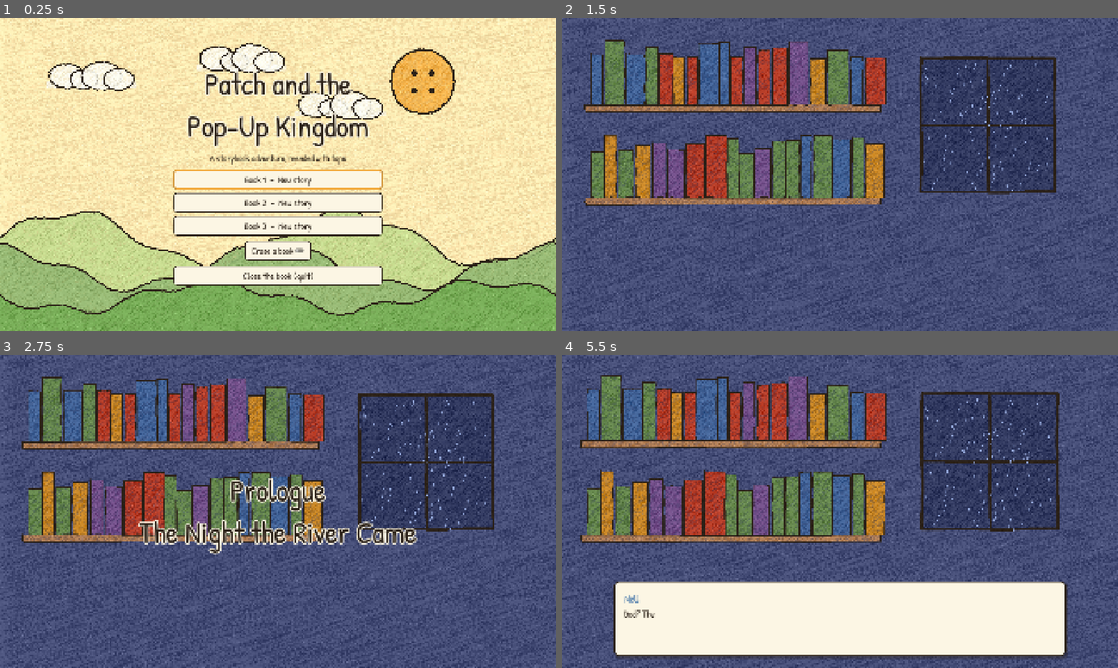
Above: before the commit, frames 1-4 (two rows, left to right).
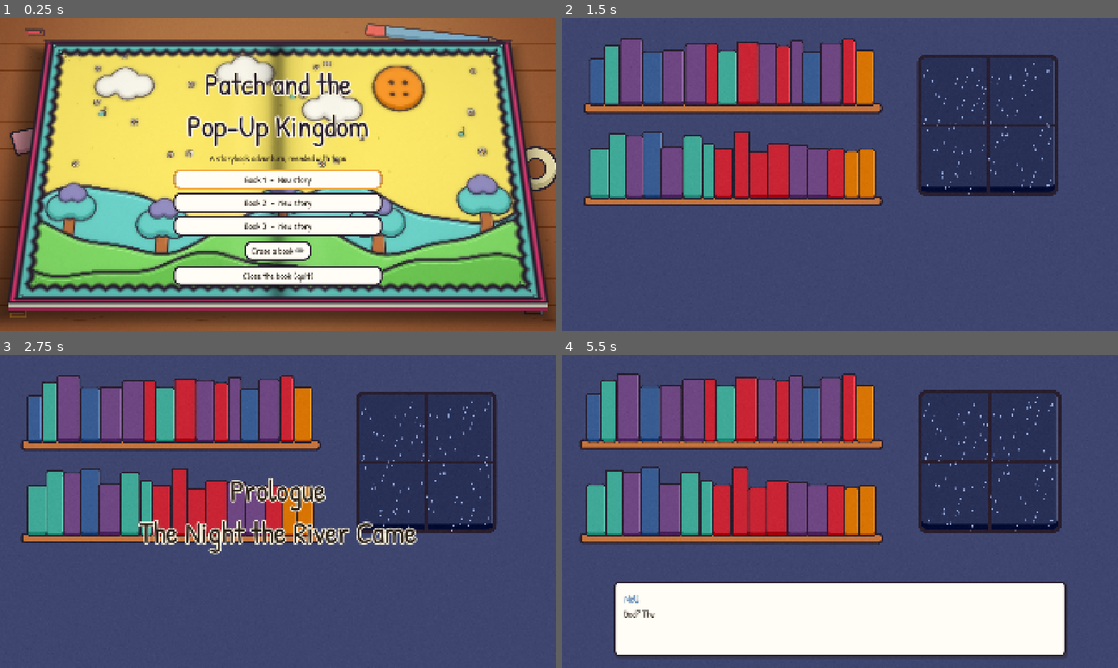
Above: after the commit, the same moments.

Repository: aharris291-hue/2ndsidescroller
Game: Godot game, scene res://scenes/ui/title_screen.tscn
Same seed, same stepped clock (60 frames per second), same inputs: the game is played once before the commit and once after it.
Inputs (mouse positions are in pixels of both pictures, inside the frame that each line leads up to):
- Up to frame 1 (0.25 s): no input
- Up to frame 2 (1.5 s): click "Book 1 - New story" at 0.5 s; tap Enter (ui_accept) at 1.25 s; move the mouse to (962, 158) at 1.27 s; hold D (move_right) from 1.28 s (still down); hold J (attack) from 1.28 s (still down); click (962, 158) at 1.42 s
- Up to frame 3 (2.75 s): tap Space (jump) at 1.52 s; release D (move_right) at 2 s; release J (attack) at 2 s; drag from (166, 527) to (250, 574) at 2.02 s
- Up to frame 4 (5.5 s): move the mouse to (895, 442) at 2.77 s; hold D (move_right) 2.78-3.5 s; hold E (interact) 2.78-3.5 s; click (895, 442) at 2.92 s; drag from (812, 574) to (673, 464) at 3.52 s; move the mouse to (1006, 558) at 4.27 s; hold A (move_left) 4.28-5 s; tap P at 4.35 s; click (1006, 558) at 4.42 s; tap Space (jump) at 4.52 s; tap Escape (pause) at 4.9 s; drag from (673, 464) to (756, 433) at 5.02 s

The runs differ from the first frame. In frame 1, 87% of the frame differs, in the area x 0-100%, y 0-100%; in frame 2, 26%; in frame 3, 24%; in frame 4, 27%.

Commit message:
Switch to a bold cartoon look with a book-on-desk view
- Art generator now draws flat, saturated colors under thick dark outlines,
  with rounded corners and soft cel shading; lemon-yellow pages, lollipop
  trees, puffy clouds, flower doodles and redesigned tiles and pickups
- BookFrame autoload draws every page as an open book lying on a wooden
  desk (perspective warp, scalloped border, gutter, cover and shadow);
  real-world scenes opt out with in_book = false, and the pause menu has
  a Book view toggle
- Narrator captions print on the page in bold capitals; bolder UI theme
- Title menu stays flat above the book so the mouse lines up

Co-Authored-By: Claude Opus 5.5 <noreply@anthropic.com>
Claude-Session: https://claude.ai/code/session_01RLJvChxJXFtXZQYtAWEzAU

Diff:
--- a/project.godot
+++ b/project.godot
@@ -29,6 +29,7 @@
 InputGlyphs="*res://scripts/autoload/input_glyphs.gd"
 AudioManager="*res://scripts/autoload/audio_manager.gd"
 SceneManager="*res://scripts/autoload/scene_manager.gd"
+BookFrame="*res://scripts/autoload/book_frame.gd"
 HUD="*res://scenes/ui/hud.tscn"
 DialogueUI="*res://scenes/ui/dialogue_ui.tscn"
 PauseMenu="*res://scenes/ui/pause_menu.tscn"
--- /dev/null
+++ b/resources/shaders/book_frame.gdshader
@@ -0,0 +1,89 @@
+shader_type canvas_item;
+// Draws the game as an open pop-up book lying on a desk.
+// Everything rendered below this layer (the page) is warped onto the book's
+// pages in perspective; around it we draw the book's cover, the edge of the
+// page block, a soft shadow and the desk.
+
+uniform sampler2D screen_tex : hint_screen_texture, filter_linear_mipmap;
+uniform sampler2D desk_tex : source_color, filter_linear_mipmap;
+// Maps a screen position (0-1) to a page position (0-1 inside the pages).
+uniform mat3 to_page;
+uniform float page_aspect = 1.7778;
+uniform float thickness = 0.03;
+uniform float cover_margin = 0.014;
+uniform float border_width = 0.03;
+uniform vec4 cover_color : source_color = vec4(0.86, 0.23, 0.45, 1.0);
+uniform vec4 border_color : source_color = vec4(0.38, 0.78, 0.74, 1.0);
+uniform vec4 pages_color : source_color = vec4(1.0, 0.97, 0.88, 1.0);
+uniform vec4 ink : source_color = vec4(0.16, 0.12, 0.18, 1.0);
+
+vec2 page_uv(vec2 s) {
+	vec3 p = to_page * vec3(s, 1.0);
+	return p.xy / p.z;
+}
+
+// Signed distance (in page units) outside the page rectangle grown by m.
+float outside(vec2 p, float m) {
+	vec2 d = max(vec2(-m) - p, p - vec2(1.0 + m));
+	return max(d.x, d.y);
+}
+
+void fragment() {
+	vec2 s = SCREEN_UV;
+	vec2 p = page_uv(s);
+	vec3 col = texture(desk_tex, UV).rgb;
+
+	// Soft shadow of the book on the desk, cast down and to the left.
+	vec2 sp = page_uv(s + vec2(0.012, -0.04));
+	float sd = outside(sp, cover_margin);
+	col *= mix(0.5, 1.0, smoothstep(-0.01, 0.06, sd));
+
+	float d_cover = outside(p, cover_margin);
+	float aa = fwidth(d_cover) * 1.5;
+
+	// The side of the book: page block on top, the cover underneath.
+	if (d_cover > 0.0) {
+		for (int k = 1; k <= 8; k++) {
+			float t = float(k) / 8.0;
+			vec2 q = page_uv(s - vec2(0.0, thickness * t));
+			if (outside(q, cover_margin) <= 0.0) {
+				bool pages = t < 0.65;
+				vec3 side = pages ? pages_color.rgb * (0.82 + 0.12 * step(0.5, fract(t * 24.0))) : cover_color.rgb * 0.72;
+				col = side;
+				break;
+			}
+		}
+	}
+
+	// The cover's lip around the pages.
+	if (d_cover <= 0.0) {
+		col = cover_color.rgb;
+	}
+	float d_page = outside(p, 0.0);
+	if (d_page <= 0.0) {
+		col = texture(screen_tex, p).rgb;
+		// Scalloped border printed around the edge of each page.
+		vec2 e2 = min(p, 1.0 - p) * vec2(page_aspect, 1.0);
+		float e = min(e2.x, e2.y);
+		float along = e2.x < e2.y ? p.y : p.x * page_aspect;
+		float scallop = border_width + 0.012 * abs(sin(along * 3.14159 / 0.05));
+		float bw = fwidth(e) * 1.5;
+		if (e < scallop) {
+			col = border_color.rgb;
+		}
+		col = mix(col, ink.rgb, 1.0 - smoothstep(0.0, bw * 2.0, abs(e - scallop)));
+		// The gutter where the two pages meet, and a gentle curl toward it.
+		float g = (p.x - 0.5) * page_aspect;
+		col *= 1.0 - 0.38 * exp(-pow(g / 0.03, 2.0));
+		col *= 1.0 - 0.10 * exp(-pow(g / 0.18, 2.0));
+		col += 0.05 * exp(-pow((abs(g) - 0.12) / 0.06, 2.0));
+	}
+	// Ink outlines around the pages and the cover.
+	col = mix(col, ink.rgb, 1.0 - smoothstep(0.0, fwidth(d_page) * 2.0, abs(d_page)));
+	col = mix(col, ink.rgb, 1.0 - smoothstep(0.0, aa, abs(d_cover)));
+
+	// Warm desk-lamp falloff toward the corners.
+	vec2 v = UV - vec2(0.5, 0.45);
+	col *= 1.0 - 0.25 * dot(v, v);
+	COLOR = vec4(col, 1.0);
+}
--- a/resources/ui_theme.tres
+++ b/resources/ui_theme.tres
@@ -9,15 +9,15 @@
 content_margin_bottom = 12.0
 bg_color = Color(0, 0, 0, 0)
 draw_center = false
-border_width_left = 5
-border_width_top = 5
-border_width_right = 5
-border_width_bottom = 5
+border_width_left = 6
+border_width_top = 6
+border_width_right = 6
+border_width_bottom = 6
 border_color = Color(0.9490196, 0.6627451, 0.23137255, 1)
-corner_radius_top_left = 10
-corner_radius_top_right = 10
-corner_radius_bottom_right = 10
-corner_radius_bottom_left = 10
+corner_radius_top_left = 22
+corner_radius_top_right = 22
+corner_radius_bottom_right = 22
+corner_radius_bottom_left = 22
 
 [sub_resource type="StyleBoxFlat" id="StyleBoxFlat_yl303"]
 content_margin_left = 24.0
@@ -25,31 +25,31 @@
 content_margin_right = 24.0
 content_margin_bottom = 12.0
 bg_color = Color(0.9843137, 0.8901961, 0.7058824, 1)
-border_width_left = 3
-border_width_top = 3
-border_width_right = 3
-border_width_bottom = 3
-border_color = Color(0.16862746, 0.12941177, 0.09411765, 1)
-corner_radius_top_left = 10
-corner_radius_top_right = 10
-corner_radius_bottom_right = 10
-corner_radius_bottom_left = 10
+border_width_left = 6
+border_width_top = 6
+border_width_right = 6
+border_width_bottom = 6
+border_color = Color(0.15686275, 0.11764706, 0.18039216, 1)
+corner_radius_top_left = 22
+corner_radius_top_right = 22
+corner_radius_bottom_right = 22
+corner_radius_bottom_left = 22
 
 [sub_resource type="StyleBoxFlat" id="StyleBoxFlat_qosx5"]
 content_margin_left = 24.0
 content_margin_top = 12.0
 content_margin_right = 24.0
 content_margin_bottom = 12.0
-bg_color = Color(0.9882353, 0.9647059, 0.89411765, 1)
-border_width_left = 3
-border_width_top = 3
-border_width_right = 3
-border_width_bottom = 3
-border_color = Color(0.16862746, 0.12941177, 0.09411765, 1)
-corner_radius_top_left = 10
-corner_radius_top_right = 10
-corner_radius_bottom_right = 10
-corner_radius_bottom_left = 10
+bg_color = Color(1, 0.99, 0.96, 1)
+border_width_left = 6
+border_width_top = 6
+border_width_right = 6
+border_width_bottom = 6
+border_color = Color(0.15686275, 0.11764706, 0.18039216, 1)
+corner_radius_top_left = 22
+corner_radius_top_right = 22
+corner_radius_bottom_right = 22
+corner_radius_bottom_left = 22
 
 [sub_resource type="StyleBoxFlat" id="StyleBoxFlat_m7jai"]
 content_margin_left = 24.0
@@ -57,27 +57,27 @@
 content_margin_right = 24.0
 content_margin_bottom = 12.0
 bg_color = Color(0.9490196, 0.6627451, 0.23137255, 1)
-border_width_left = 3
-border_width_top = 3
-border_width_right = 3
-border_width_bottom = 3
-border_color = Color(0.16862746, 0.12941177, 0.09411765, 1)
-corner_radius_top_left = 10
-corner_radius_top_right = 10
-corner_radius_bottom_right = 10
-corner_radius_bottom_left = 10
+border_width_left = 6
+border_width_top = 6
+border_width_right = 6
+border_width_bottom = 6
+border_color = Color(0.15686275, 0.11764706, 0.18039216, 1)
+corner_radius_top_left = 22
+corner_radius_top_right = 22
+corner_radius_bottom_right = 22
+corner_radius_bottom_left = 22
 
 [sub_resource type="StyleBoxFlat" id="StyleBoxFlat_ufndy"]
 content_margin_left = 18.0
 content_margin_top = 18.0
 content_margin_right = 18.0
 content_margin_bottom = 18.0
-bg_color = Color(0.9882353, 0.9647059, 0.89411765, 1)
-border_width_left = 4
-border_width_top = 4
-border_width_right = 4
-border_width_bottom = 4
-border_color = Color(0.16862746, 0.12941177, 0.09411765, 1)
+bg_color = Color(1, 0.99, 0.96, 1)
+border_width_left = 6
+border_width_top = 6
+border_width_right = 6
+border_width_bottom = 6
+border_color = Color(0.15686275, 0.11764706, 0.18039216, 1)
 corner_radius_top_left = 16
 corner_radius_top_right = 16
 corner_radius_bottom_right = 16
--- a/scenes/levels/margin/kitchen_table.tscn
+++ b/scenes/levels/margin/kitchen_table.tscn
@@ -33,6 +33,7 @@
 opening_caption = "Outside the page, the world was enormous. Gran's kitchen table stretched away under the Great Light."
 music = ExtResource("2_3mhf0")
 bounds = Rect2(0, 0, 2560, 1536)
+in_book = false
 
 [node name="Table" type="TileMapLayer" parent="." unique_id=1705048644]
 tile_map_data = PackedByteArray("AAAAAAAAAAAAAAEAAAABAAAAAAAAAAEAAAACAAAAAAAAAAEAAAADAAAAAAAAAAEAAAAEAAAAAAAAAAEAAAAFAA …(15280 unchanged characters)…
--- a/scenes/ui/pause_menu.tscn
+++ b/scenes/ui/pause_menu.tscn
@@ -19,9 +19,9 @@
 anchor_right = 0.5
 anchor_bottom = 0.5
 offset_left = -340.0
-offset_top = -400.0
+offset_top = -360.0
 offset_right = 340.0
-offset_bottom = 400.0
+offset_bottom = 360.0
 
 [node name="Margin" type="MarginContainer" parent="Root/Panel" unique_id=1540767445]
 layout_mode = 2
@@ -47,6 +47,10 @@
 [node name="FullscreenButton" type="Button" parent="Root/Panel/Margin/VBox" unique_id=1184116956]
 layout_mode = 2
 text = "Toggle fullscreen"
+
+[node name="BookViewButton" type="Button" parent="Root/Panel/Margin/VBox" unique_id=1184116957]
+layout_mode = 2
+text = "Book view: on"
 
 [node name="MusicRow" type="HBoxContainer" parent="Root/Panel/Margin/VBox" unique_id=1535861171]
 layout_mode = 2
--- /dev/null
+++ b/scripts/autoload/book_frame.gd
@@ -0,0 +1,60 @@
+extends CanvasLayer
+## Shows the game as an open pop-up book lying on a desk, the way the story is
+## really being read. Everything drawn below this layer (the current page) is
+## warped onto the book in perspective; the HUD, dialogue and menus sit above it.
+##
+## Turn it off from the pause menu (Settings.book_view) for a flat full-screen page.
+## Scenes outside the book (the Margin, real-world cutscenes) set `in_book = false`.
+
+const SHADER := preload("res://resources/shaders/book_frame.gdshader")
+const DESK := preload("res://assets/art/backgrounds/bg_desk.png")
+
+## Corners of the pages on screen (0-1): top-left, top-right, bottom-right, bottom-left.
+## The top edge is narrower, so the book looks like it's tilted away from you.
+@export var corners: PackedVector2Array = PackedVector2Array([
+	Vector2(0.095, 0.085), Vector2(0.905, 0.085), Vector2(0.97, 0.895), Vector2(0.03, 0.895),
+])
+
+var _rect: ColorRect
+
+
+func _ready() -> void:
+	layer = 5
+	process_mode = Node.PROCESS_MODE_ALWAYS
+	_rect = ColorRect.new()
+	_rect.set_anchors_preset(Control.PRESET_FULL_RECT)
+	_rect.mouse_filter = Control.MOUSE_FILTER_IGNORE
+	var material := ShaderMaterial.new()
+	material.shader = SHADER
+	material.set_shader_parameter(&"desk_tex", DESK)
+	material.set_shader_parameter(&"to_page", _screen_to_page(corners))
+	_rect.material = material
+	add_child(_rect)
+	refresh.call_deferred()
+
+
+## Shows the book around the current scene, unless book view is off or the scene is
+## set in the real world (a scene with `in_book = false`, like the Margin or a cutscene).
+func refresh() -> void:
+	var scene := get_tree().current_scene
+	visible = Settings.book_view and (scene == null or scene.get(&"in_book") != false)
+
+
+## Builds the perspective transform that takes a screen position to a page position.
+## It's the inverse of the square-to-quad homography (Heckbert's method).
+static func _screen_to_page(quad: PackedVector2Array) -> Basis:
+	var p0 := quad[0]
+	var p1 := quad[1]
+	var p2 := quad[2]
+	var p3 := quad[3]
+	var d1 := p1 - p2
+	var d2 := p3 - p2
+	var d3 := p0 - p1 + p2 - p3
+	var det := d1.x * d2.y - d2.x * d1.y
+	var g := (d3.x * d2.y - d2.x * d3.y) / det
+	var h := (d1.x * d3.y - d3.x * d1.y) / det
+	var page_to_screen := Basis(
+		Vector3(p1.x - p0.x + g * p1.x, p1.y - p0.y + g * p1.y, g),
+		Vector3(p3.x - p0.x + h * p3.x, p3.y - p0.y + h * p3.y, h),
+		Vector3(p0.x, p0.y, 1.0))
+	return page_to_screen.inverse()
--- a/scripts/autoload/scene_manager.gd
+++ b/scripts/autoload/scene_manager.gd
@@ -86,6 +86,7 @@
 	# The new scene is added at the end of this frame; wait for it to finish _ready.
 	await get_tree().process_frame
 	await get_tree().process_frame
+	BookFrame.refresh()
 
 	_edge.position = Vector2(size.x - 6, 0)
 	var reveal := create_tween().set_trans(Tween.TRANS_SINE).set_ease(Tween.EASE_IN_OUT)
--- a/scripts/autoload/settings.gd
+++ b/scripts/autoload/settings.gd
@@ -1,11 +1,13 @@
 extends Node
-## Player preferences (volume, fullscreen), stored apart from save slots in user://settings.cfg.
+## Player preferences (volume, fullscreen, book view), stored apart from save slots in user://settings.cfg.
 
 const PATH := "user://settings.cfg"
 
 var music_volume := 0.8
 var sfx_volume := 0.9
 var fullscreen := false
+## Show pages as an open book on a desk (BookFrame). Off = flat full-screen page.
+var book_view := true
 
 
 func _ready() -> void:
@@ -14,6 +16,7 @@
 		music_volume = config.get_value("audio", "music_volume", music_volume)
 		sfx_volume = config.get_value("audio", "sfx_volume", sfx_volume)
 		fullscreen = config.get_value("video", "fullscreen", fullscreen)
+		book_view = config.get_value("video", "book_view", book_view)
 	apply()
 
 
@@ -31,6 +34,7 @@
 	config.set_value("audio", "music_volume", music_volume)
 	config.set_value("audio", "sfx_volume", sfx_volume)
 	config.set_value("video", "fullscreen", fullscreen)
+	config.set_value("video", "book_view", book_view)
 	config.save(PATH)
 
 
@@ -40,6 +44,12 @@
 	save()
 
 
+func toggle_book_view() -> void:
+	book_view = not book_view
+	BookFrame.refresh()
+	save()
+
+
 func _set_bus_volume(bus_name: String, linear: float) -> void:
 	var index := AudioServer.get_bus_index(bus_name)
 	if index >= 0:
--- a/scripts/ui/dialogue_ui.gd
+++ b/scripts/ui/dialogue_ui.gd
@@ -44,6 +44,13 @@
 	_speakers = _load_json(SPEAKERS_FILE)
 	for path in DIALOGUE_FILES:
 		_conversations.merge(_load_json(path))
+	# Narrator captions print straight onto the page in bold capitals, like the book's own text.
+	caption.add_theme_stylebox_override(&"panel", StyleBoxEmpty.new())
+	caption_label.uppercase = true
+	caption_label.add_theme_font_size_override(&"font_size", 46)
+	caption_label.add_theme_color_override(&"font_color", Color("281e2e"))
+	caption_label.add_theme_color_override(&"font_outline_color", Color("fff8e2"))
+	caption_label.add_theme_constant_override(&"outline_size", 14)
 	box.visible = false
 	caption.visible = false
 	caption.modulate.a = 0.0
--- a/scripts/ui/pause_menu.gd
+++ b/scripts/ui/pause_menu.gd
@@ -4,6 +4,7 @@
 @onready var panel: Control = $Root
 @onready var resume_button: Button = $Root/Panel/Margin/VBox/ResumeButton
 @onready var fullscreen_button: Button = $Root/Panel/Margin/VBox/FullscreenButton
+@onready var book_view_button: Button = $Root/Panel/Margin/VBox/BookViewButton
 @onready var music_slider: HSlider = $Root/Panel/Margin/VBox/MusicRow/MusicSlider
 @onready var sfx_slider: HSlider = $Root/Panel/Margin/VBox/SfxRow/SfxSlider
 @onready var quit_button: Button = $Root/Panel/Margin/VBox/QuitButton
@@ -16,6 +17,7 @@
 	panel.visible = false
 	resume_button.pressed.connect(close)
 	fullscreen_button.pressed.connect(Settings.toggle_fullscreen)
+	book_view_button.pressed.connect(_on_book_view)
 	quit_button.pressed.connect(_on_quit)
 	music_slider.value = Settings.music_volume
 	sfx_slider.value = Settings.sfx_volume
@@ -38,6 +40,7 @@
 func open() -> void:
 	var lines := GameState.quest_log()
 	quest_log.text = "Side quests:\n" + "\n".join(lines) if not lines.is_empty() else "No side quests yet."
+	_update_book_view_label()
 	panel.visible = true
 	get_tree().paused = true
 	resume_button.grab_focus()
@@ -47,6 +50,15 @@
 	panel.visible = false
 	get_tree().paused = false
 	Settings.save()
+
+
+func _on_book_view() -> void:
+	Settings.toggle_book_view()
+	_update_book_view_label()
+
+
+func _update_book_view_label() -> void:
+	book_view_button.text = "Book view: on" if Settings.book_view else "Book view: off"
 
 
 func _on_volume_changed(value: float, is_music: bool) -> void:
--- a/scripts/ui/title_screen.gd
+++ b/scripts/ui/title_screen.gd
@@ -15,6 +15,15 @@
 func _ready() -> void:
 	GameState.in_gameplay = false
 	HUD.show_hud(false)
+	# The menu floats above the open book (BookFrame), so buttons stay flat and
+	# line up with the mouse; only the illustration is drawn onto the page.
+	var menu_layer := CanvasLayer.new()
+	menu_layer.layer = 6
+	add_child(menu_layer)
+	$Center.reparent(menu_layer)
+	title_label.add_theme_color_override(&"font_color", Color("281e2e"))
+	title_label.add_theme_color_override(&"font_outline_color", Color("fff8e2"))
+	title_label.add_theme_constant_override(&"outline_size", 22)
 	AudioManager.play_music(TITLE_MUSIC)
 	for i in slot_buttons.size():
 		slot_buttons[i].pressed.connect(_on_slot_pressed.bind(i))
--- a/scripts/world/cutscene_page.gd
+++ b/scripts/world/cutscene_page.gd
@@ -10,6 +10,8 @@
 ## Story flag set when the cutscene finishes, e.g. "chapter1_complete".
 @export var sets_flag := ""
 @export var music: AudioStream
+## Cutscenes happen in the real world, outside the book, so they fill the screen.
+@export var in_book := false
 ## Save the game when this cutscene finishes (chapter ends).
 @export var save_on_finish := false
 
--- a/scripts/world/page.gd
+++ b/scripts/world/page.gd
@@ -16,6 +16,9 @@
 @export var music: AudioStream
 ## The playable area, in pixels. The camera never shows outside it.
 @export var bounds := Rect2(0, 0, 3840, 1080)
+## False for pages in the real world (the Margin): they fill the screen instead of
+## being drawn inside the open book (see BookFrame).
+@export var in_book := true
 
 
 func _ready() -> void:
Binary file changed: assets/art/backgrounds/bg_bookshelf_night.png
Binary file changed: assets/art/backgrounds/bg_dad_table.png
Binary file added: assets/art/backgrounds/bg_desk.png
Not shown, added: assets/art/backgrounds/bg_desk.png.import
Binary file changed: assets/art/backgrounds/bg_margin_table.png
Binary file changed: assets/art/backgrounds/bg_ribbon_stream.png
Binary file changed: assets/art/backgrounds/bg_thistledown.png
Binary file changed: assets/art/characters/dot.png
Binary file changed: assets/art/characters/lost_sheep.png
Binary file changed: assets/art/characters/millwheel_body.png
Binary file changed: assets/art/characters/millwheel_core.png
Binary file changed: assets/art/characters/millwheel_sails.png
(and 27 more such lines)
